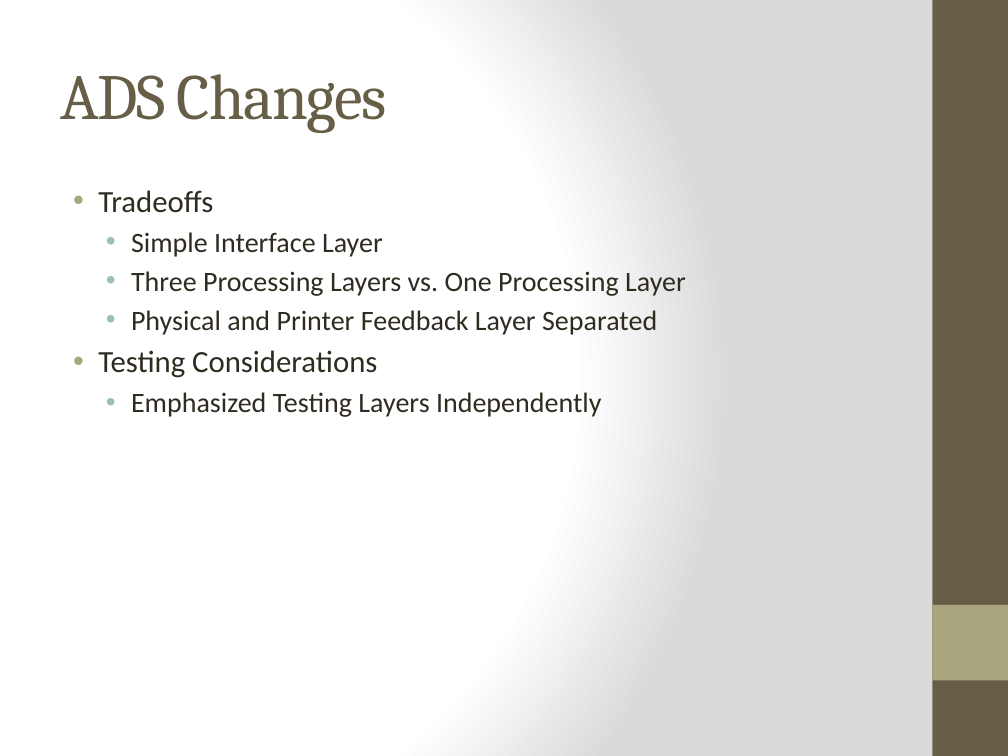
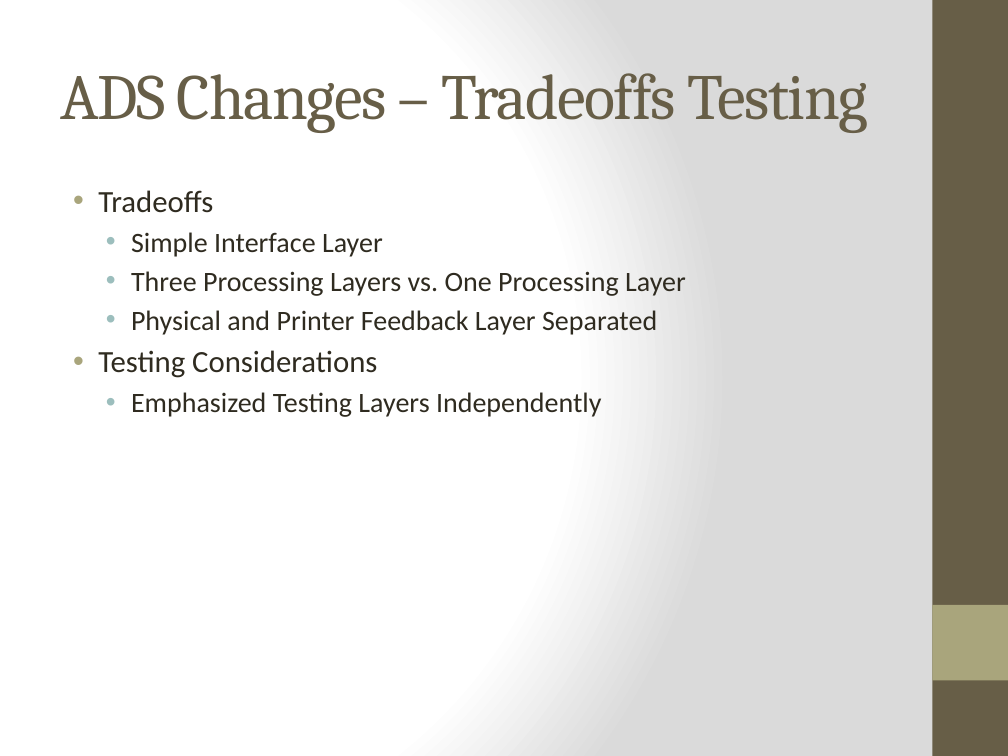
Before and after one commit to qpHalcy0n/SRDesign, a slide deck: slide 6 of Status Updates/2014 01 24.pptx (slide 3 before the commit). Drawn at 1008x756 pixels with LibreOffice and Linux fonts; fonts in the diff are those of the drawing. Boxes give left, top, right and bottom in pixels: in the first picture for what was removed or moved away, otherwise in the second. Text is boxed around its words. In the diff, an @@ line names an element or a change of style, - is before the commit and + after.

```diff
--- a/Status Updates/2014 01 24.pptx
+++ b/Status Updates/2014 01 24.pptx
@@ title at (x1=60, y1=73, x2=868, y2=133): text changed @@
-ADS Changes
+ADS Changes – Tradeoffs Testing
```
Also in this commit, not shown: 2 other slides changed, 1 slide added, 2 other files.
